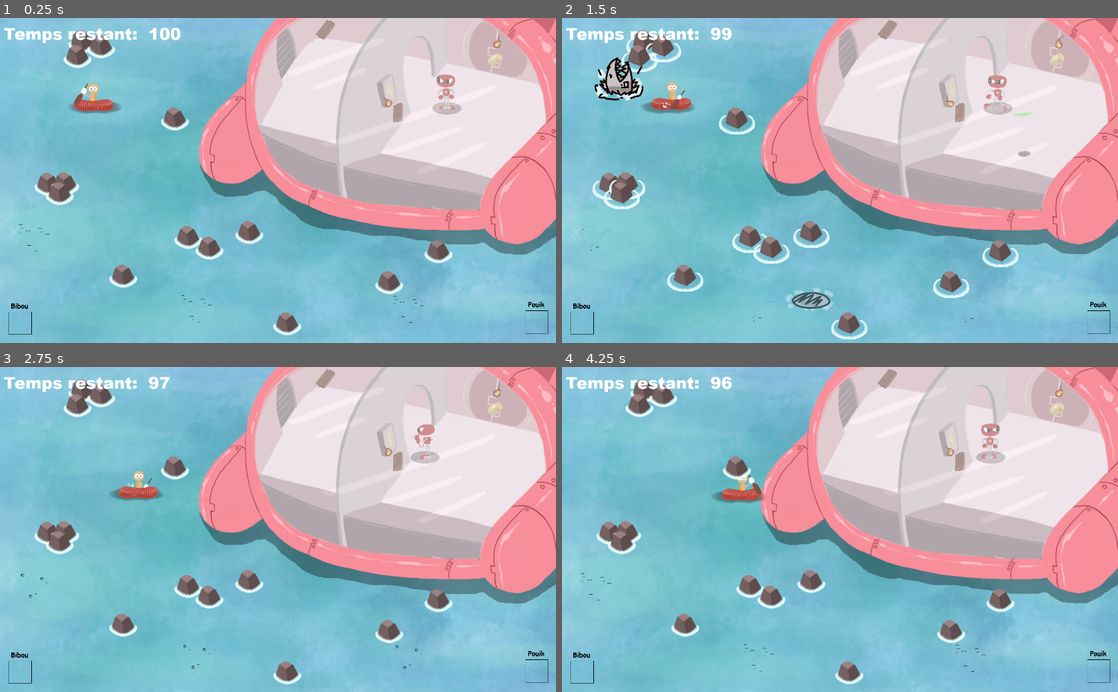
Above: before the commit, frames 1-4 (two rows, left to right).
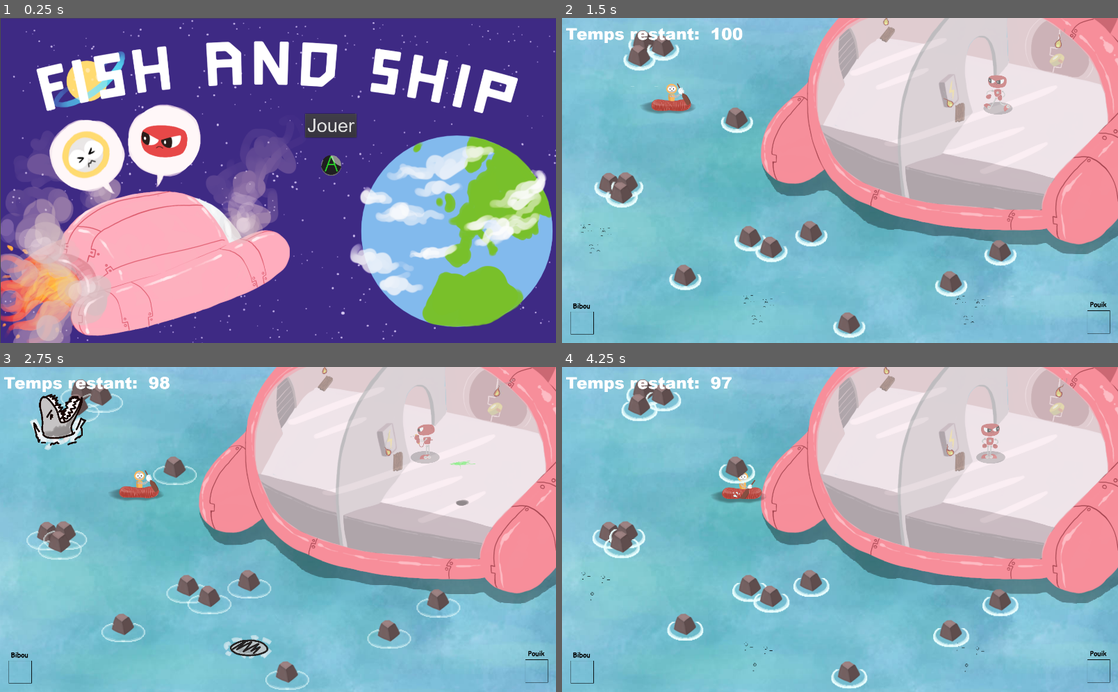
Above: after the commit, the same moments.

Repository: Majimo/FishAndShip
Game: Godot game, scene res://scenes/Intro.tscn
The game is run twice, just before and just after one commit, with the same random seed, the same clock (stepped at 60 frames per second) and the same inputs. Before the commit the project starts from res://scenes/MainWorld.tscn. Sound files missing from this copy of the repository are replaced by a short silence.
Inputs (mouse positions are in pixels of both pictures, inside the frame that each line leads up to):
- Up to frame 1 (0.25 s): no input
- Up to frame 2 (1.5 s): click (895, 125) at 0.5 s, where only the run after the commit has a clickable "Jouer"; tap Enter (ui_accept) at 1.25 s; hold Right (ui_right) from 1.28 s (still down); hold Q (ui_left2) from 1.28 s (still down)
- Up to frame 3 (2.75 s): tap Enter (ui_accept) at 1.52, 2.27 s; tap D (ui_right2) at 1.55, 2.1 s; release Right (ui_right) at 2.03 s; release Q (ui_left2) at 2.03 s; hold Down (ui_down) from 2.03 s (still down); tap Z (ui_up2) at 2.3 s
- Up to frame 4 (4.25 s): release Down (ui_down) at 2.78 s; hold Right (ui_right) 2.78-3.53 s; hold Z (ui_up2) 2.78-3.53 s; tap Q (ui_left2) at 3.05, 3.6 s; hold Up (ui_up) from 3.53 s (still down); tap Enter (ui_accept) at 3.77 s; tap D (ui_right2) at 3.8 s

The runs differ from the first frame. In frame 1, 98% of the frame differs, in the area x 0-100%, y 0-100%; in frame 2, 3.6%; in frame 3, 3.9%; in frame 4, 2.7%.

Commit message:
ajout de sons

Diff:
--- a/project.godot
+++ b/project.godot
@@ -16,15 +16,13 @@
 [application]
 
 config/name="FishAndShip"
-run/main_scene="res://scenes/MainWorld.tscn"
+run/main_scene="res://scenes/Intro.tscn"
 config/icon="res://icon.png"
 
 [display]
 
 window/size/width=1536
 window/size/height=900
-window/size/test_width=1024
-window/size/test_height=600
 window/stretch/mode="viewport"
 window/stretch/aspect="keep"
 
@@ -58,24 +56,48 @@
 , Object(InputEventJoypadMotion,"resource_local_to_scene":false,"resource_name":"","device":0,"axis":1,"axis_value":1.0,"script":null)
  ]
 }
-ui_up2={
+ui_right2={
 "deadzone": 0.5,
-"events": [ Object(InputEventKey,"resource_local_to_scene":false,"resource_name":"","device":0,"alt":false,"shift":false,"control":false,"meta":false,"command":false,"pressed":false,"scancode":90,"unicode":0,"echo":false,"script":null)
+"events": [ Object(InputEventJoypadMotion,"resource_local_to_scene":false,"resource_name":"","device":1,"axis":0,"axis_value":1.0,"script":null)
+, Object(InputEventKey,"resource_local_to_scene":false,"resource_name":"","device":0,"alt":false,"shift":false,"control":false,"meta":false,"command":false,"pressed":false,"scancode":68,"unicode":0,"echo":false,"script":null)
+ ]
+}
+ui_left2={
+"deadzone": 0.5,
+"events": [ Object(InputEventJoypadMotion,"resource_local_to_scene":false,"resource_name":"","device":1,"axis":0,"axis_value":-1.0,"script":null)
+, Object(InputEventKey,"resource_local_to_scene":false,"resource_name":"","device":0,"alt":false,"shift":false,"control":false,"meta":false,"command":false,"pressed":false,"scancode":81,"unicode":0,"echo":false,"script":null)
  ]
 }
 ui_down2={
 "deadzone": 0.5,
-"events": [ Object(InputEventKey,"resource_local_to_scene":false,"resource_name":"","device":0,"alt":false,"shift":false,"control":false,"meta":false,"command":false,"pressed":false,"scancode":83,"unicode":0,"echo":false,"script":null)
+"events": [ Object(InputEventJoypadMotion,"resource_local_to_scene":false,"resource_name":"","device":1,"axis":1,"axis_value":1.0,"script":null)
+, Object(InputEventKey,"resource_local_to_scene":false,"resource_name":"","device":0,"alt":false,"shift":false,"control":false,"meta":false,"command":false,"pressed":false,"scancode":83,"unicode":0,"echo":false,"script":null)
  ]
 }
-ui_right2={
+ui_up2={
 "deadzone": 0.5,
-"events": [ Object(InputEventKey,"resource_local_to_scene":false,"resource_name":"","device":0,"alt":false,"shift":false,"control":false,"meta":false,"command":false,"pressed":false,"scancode":68,"unicode":0,"echo":false,"script":null)
+"events": [ Object(InputEventJoypadMotion,"resource_local_to_scene":false,"resource_name":"","device":1,"axis":1,"axis_value":-1.0,"script":null)
+, Object(InputEventKey,"resource_local_to_scene":false,"resource_name":"","device":0,"alt":false,"shift":false,"control":false,"meta":false,"command":false,"pressed":false,"scancode":90,"unicode":0,"echo":false,"script":null)
  ]
 }
-ui_left2={
+manette_A={
 "deadzone": 0.5,
-"events": [ Object(InputEventKey,"resource_local_to_scene":false,"resource_name":"","device":0,"alt":false,"shift":false,"control":false,"meta":false,"command":false,"pressed":false,"scancode":81,"unicode":0,"echo":false,"script":null)
+"events": [ Object(InputEventKey,"resource_local_to_scene":false,"resource_name":"","device":0,"alt":false,"shift":false,"control":false,"meta":false,"command":false,"pressed":false,"scancode":85,"unicode":0,"echo":false,"script":null)
+ ]
+}
+manette_B={
+"deadzone": 0.5,
+"events": [ Object(InputEventKey,"resource_local_to_scene":false,"resource_name":"","device":0,"alt":false,"shift":false,"control":false,"meta":false,"command":false,"pressed":false,"scancode":73,"unicode":0,"echo":false,"script":null)
+ ]
+}
+manette_X={
+"deadzone": 0.5,
+"events": [ Object(InputEventKey,"resource_local_to_scene":false,"resource_name":"","device":0,"alt":false,"shift":false,"control":false,"meta":false,"command":false,"pressed":false,"scancode":79,"unicode":0,"echo":false,"script":null)
+ ]
+}
+manette_Y={
+"deadzone": 0.5,
+"events": [ Object(InputEventKey,"resource_local_to_scene":false,"resource_name":"","device":0,"alt":false,"shift":false,"control":false,"meta":false,"command":false,"pressed":false,"scancode":80,"unicode":0,"echo":false,"script":null)
  ]
 }
 
--- a/scenes/MainWorld.tscn
+++ b/scenes/MainWorld.tscn
@@ -34,6 +34,8 @@
 [ext_resource path="res://assets/blobOmbre.png" type="Texture" id=32]
 [ext_resource path="res://scripts/Watering2D.shader" type="Shader" id=33]
 [ext_resource path="res://assets/cercleOmbre.png" type="Texture" id=34]
+[ext_resource path="res://sounds/Fail.wav" type="AudioStream" id=35]
+[ext_resource path="res://sounds/Crash_Vaisseau.wav" type="AudioStream" id=36]
 
 [sub_resource type="ShaderMaterial" id=1]
 shader = ExtResource( 33 )
@@ -205,7 +207,8 @@
 "zoneAReparer",
 "zoneAReparer2",
 ] instance=ExtResource( 8 )]
-position = Vector2( 961.074, 15.1626 )
+position = Vector2( 961.074, 28.0861 )
+scale = Vector2( 0.8, 0.8 )
 
 [node name="ZoneAReparer3" parent="ZonesAReparer" groups=[
 "zoneAReparer",
@@ -379,6 +382,11 @@
 wait_time = 100.0
 
 [node name="Fail" type="AudioStreamPlayer" parent="."]
+stream = ExtResource( 35 )
+
+[node name="CrashVaisseau" type="AudioStreamPlayer" parent="."]
+stream = ExtResource( 36 )
+volume_db = 1.0
 [connection signal="module_repaired" from="ZonesAReparer/ZoneAReparer1" to="ZonesAReparer/ZoneAReparer1" method="_on_ZoneAReparer1_module_repaired"]
 [connection signal="module_repaired" from="ZonesAReparer/ZoneAReparer2" to="ZonesAReparer" method="_on_ZoneAReparer2_module_repaired"]
 [connection signal="module_repaired" from="ZonesAReparer/ZoneAReparer3" to="ZonesAReparer" method="_on_ZoneAReparer3_module_repaired"]
--- a/scenes/WinOver.tscn
+++ b/scenes/WinOver.tscn
@@ -1,8 +1,10 @@
-[gd_scene load_steps=9 format=2]
+[gd_scene load_steps=11 format=2]
 
 [ext_resource path="res://assets/fonts/arial.ttf" type="DynamicFontData" id=1]
 [ext_resource path="res://scripts/WinOver.gd" type="Script" id=2]
 [ext_resource path="res://assets/ToucheA.png" type="Texture" id=3]
+[ext_resource path="res://sounds/Demarrage_vaisseau.wav" type="AudioStream" id=4]
+[ext_resource path="res://sounds/Applause.wav" type="AudioStream" id=5]
 
 [sub_resource type="DynamicFont" id=1]
 size = 70
@@ -64,4 +66,11 @@
 [node name="ToucheA" type="AnimatedSprite" parent="."]
 position = Vector2( 871.186, 577.664 )
 frames = SubResource( 5 )
+
+[node name="DemarrageVaisseau" type="AudioStreamPlayer" parent="."]
+stream = ExtResource( 4 )
+
+[node name="Applause" type="AudioStreamPlayer" parent="."]
+stream = ExtResource( 5 )
 [connection signal="pressed" from="Button" to="." method="_on_Button_pressed"]
+[connection signal="finished" from="Applause" to="." method="_on_Applause_finished"]
--- a/scripts/MainWorld.gd
+++ b/scripts/MainWorld.gd
@@ -22,6 +22,7 @@
 signal zone_est_repare
 
 func _ready():
+	$CrashVaisseau.play()
 	$VaisseauCoule.start()
 	$Musique.play()
 
--- a/scripts/WinOver.gd
+++ b/scripts/WinOver.gd
@@ -2,6 +2,7 @@
 
 
 func _ready():
+	$Applause.play()
 	$ToucheA.play()
 
 func _process(delta):
@@ -10,3 +11,7 @@
 
 func _on_Button_pressed():
 	get_tree().change_scene("res://scenes/MainWorld.tscn")
+
+
+func _on_Applause_finished():
+	$DemarrageVaisseau.play()
Not shown: 1 places in scenes/MainWorld.tscn that only renumber resources
Not shown, added: sounds/Applause.wav.import
Not shown, added: sounds/Crash_Vaisseau.wav.import
Not shown, added: sounds/Applause.wav
Not shown, added: sounds/Crash_Vaisseau.wav
